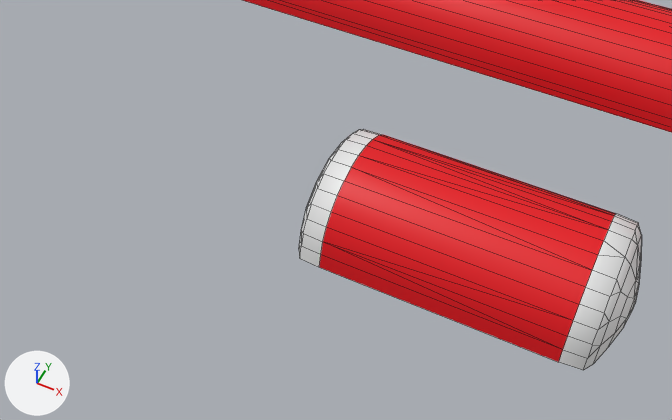
Two versions of the Blender file RawAssets/Art/Meshes/Note.blend, one commit apart.
Rendered twice from a 50 mm camera at (0.85, -3.39, 4.16) aimed at (-0.79, -0.11, 0.06). Arrows for +X, +Y and +Z are at lower left; the lights stay in place. Mesh edges are drawn as thin lines.

In view in the first picture: 'Full', 'Normal'.
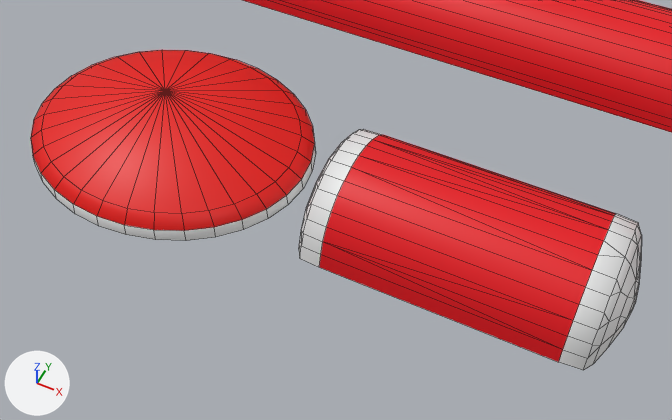
Pixel boxes [x1, y1, x2, y2] of what changed, in the pictures (672 x 420 px):
'Cymbal', added (red)
    after: [31, 50, 316, 241]
    faces in mat_material_004 (red #e70a00): [31, 50, 315, 231]
    faces in mat_material_003 (white #e7e7e7): [33, 132, 316, 241]

The change, as a list of edits to the scene's bpy script:
```text
Add mat_material_003:
    mat_material_003 = principled_material('Material.003')
    mat_material_003.base_color = (0.8, 0.8, 0.8)  # white #e7e7e7
Add mat_material_004:
    mat_material_004 = principled_material('Material.004')
    mat_material_004.base_color = (0.8, 0.00291, 0.0)  # red #e70a00
Add me_cone_001:
    me_cone_001.from_pydata(...)  # 97 vertices, 96 faces; spans x -1.0..1.0, y -1.0..1.0, z 0.0..0.45
    me_cone_001.polygons.foreach_set('use_smooth', [True] * 96)
    # faces by material slot: [64, 32]
    me_cone_001.materials.append(mat_material_004)  # red #e70a00
    me_cone_001.materials.append(mat_material_003)  # white #e7e7e7
Add ob_cymbal:
    ob_cymbal = bpy.data.objects.new('Cymbal', me_cone_001)
    ob_cymbal.location = (-2.0, 0.0, 0.0)
    ob_cymbal.scale = (0.937, 0.806, 0.937)
```
